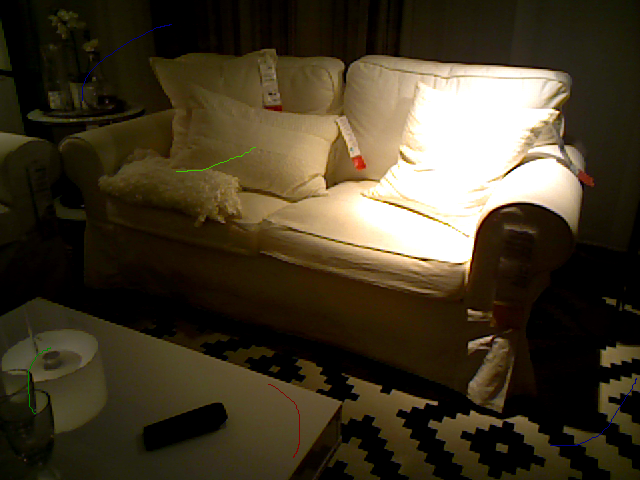
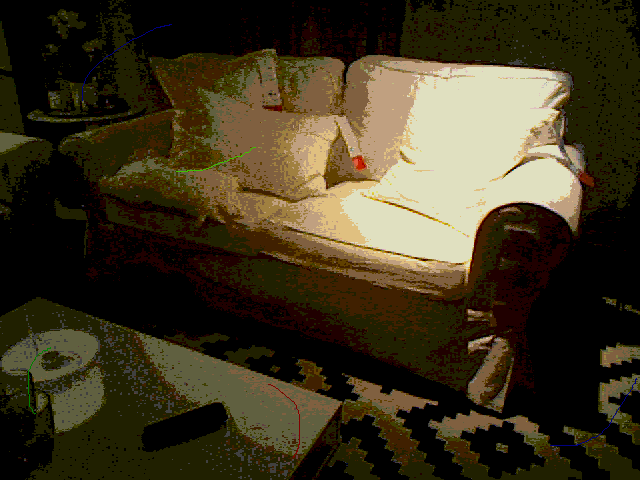
Comparing the layer stacks of the two 640×480 images. Changes:
painted on "67_LivingLow.png" over (0, 0, 640, 480)
